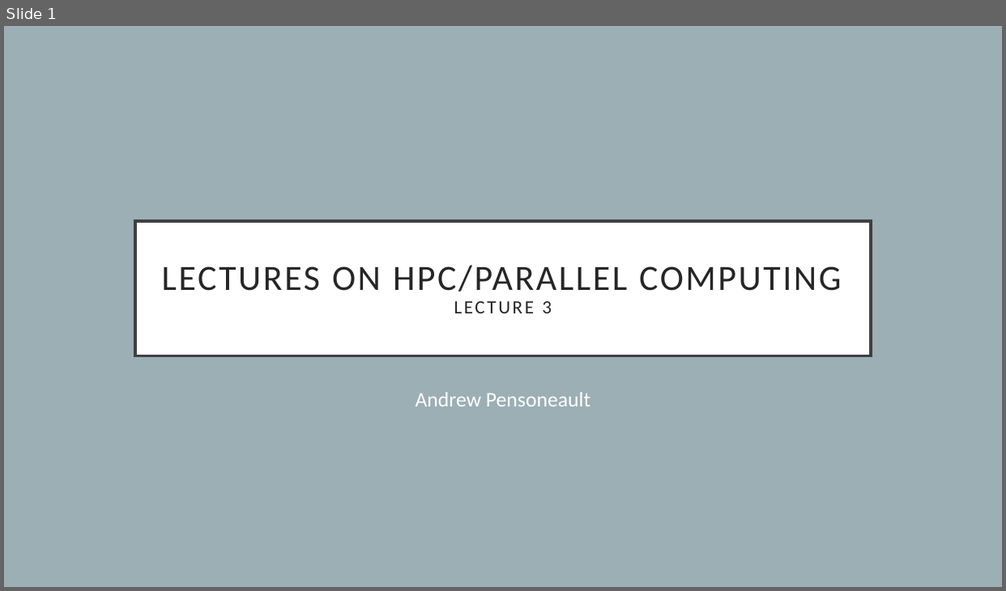
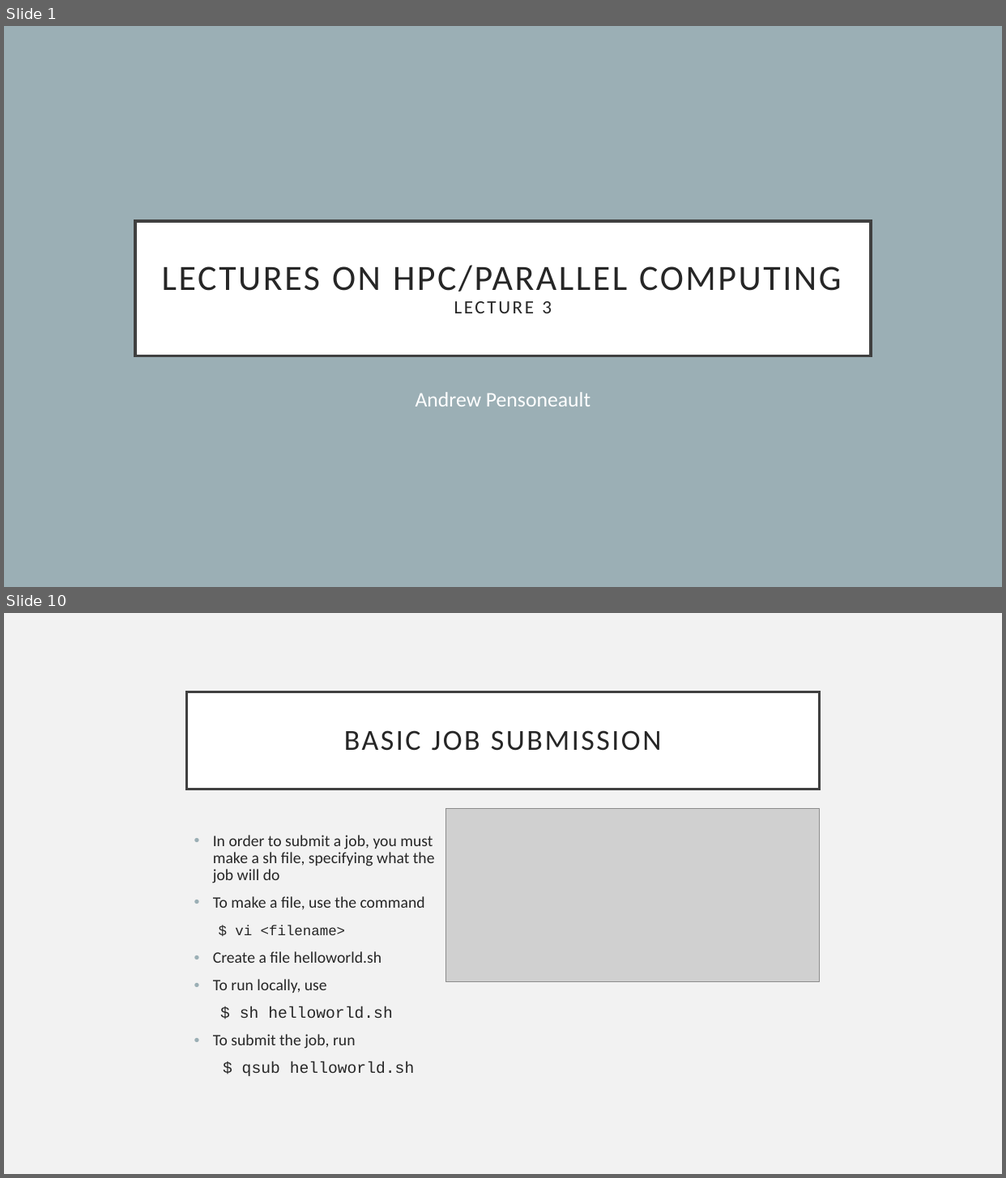
Before and after one commit to Andrewpensoneault/Intro-Parallel-Computing, a slide deck: Lectures/Lecture 3/lecture3.pptx. Shown one above the other, each under a label of ours: slide 1 before the commit, slides 1 and 10 after it; the slides between them are not shown. The pictures are 1006x591 and 1006x1178 pixels, drawn with LibreOffice and Linux fonts; fonts in the diff are those of the drawing; grey boxes stand for pictures. Boxes give left, top, right and bottom in pixels: in the first picture for what was removed or moved away, otherwise in the second. Text is boxed around its words. In the diff, an @@ line names an element or a change of style, - is before the commit and + after.

```diff
--- a/Lectures/Lecture 3/lecture3.pptx
+++ b/Lectures/Lecture 3/lecture3.pptx
@@ slide 10 added at bbox=[4, 613, 1002, 1174], background #F2F2F2 @@
@@ title added at bbox=[187, 692, 819, 789], fill #FFFFFF, outline #404040 2.5 pt, 28 pt, text #262626 @@
+BASIC JOB SUBMISSION
@@ picture added at bbox=[445, 808, 819, 982] @@
@@ text added at bbox=[213, 835, 435, 1076], 15.3 pt, text #262626 @@
+• In order to submit a job, you must make a sh file, specifying what the job will do
+• To make a file, use the command
+$ vi <filename>
+• Create a file helloworld.sh
+• To run locally, use
+$ sh helloworld.sh
+• To submit the job, run
+$ qsub helloworld.sh
```
Also in this commit, not shown: 1 slide changed, 9 other slides added, 1 slide removed.
